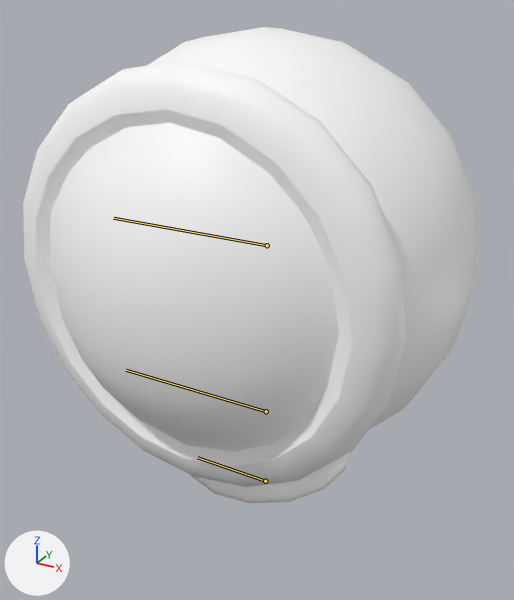
Before and after pictures for a commit that changed the FBX model Assets/Art/Animations/UHelmet/Anim_Helmet_RunFire_60fps.fbx.
Camera for both pictures: a 50 mm lens placed at (0.426, -0.772, 1.89), pointed at (-0.012, 0.024, 1.491). Every picture has the same lights, and +X, +Y and +Z are marked at lower left. The bones that bend it are drawn over the model as lines.

Names of what the first picture shows: 'HELMET'.
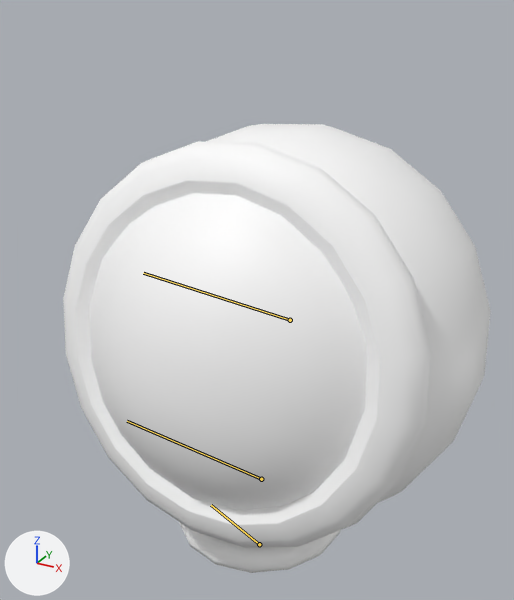
The newer file adds an action. The first version stands in its rest pose; the second is drawn at frame 40 of the action 'Take 001'.

Where the change shows, as pixel boxes (x1, y1, x2, y2) in the pictures (514 x 600 px):
'HELMET', posed: before (23, 27, 478, 503); after (63, 124, 491, 573)
bone 'HELMET_ROOT', root to tip: before (265, 481) to (197, 457); after (259, 544) to (211, 505)
bone 'Neck', root to tip: before (266, 411) to (126, 370); after (261, 479) to (127, 421)

The edits, one by one:
Bone 'HELMET_ROOT' (bone_helmet_root) moves from (0.0, 0.0, 0.0) to (-11.3, 0.03, 1.86).
Bone 'HELMET_ROOT' (bone_helmet_root) turns from (0, 0, 0) to (-20, 2, -1) degrees about its own x, y and z.
Bone 'Neck' (bone_neck) turns from (0, 0, 0) to (20, 9, -1) degrees about its own x, y and z.
